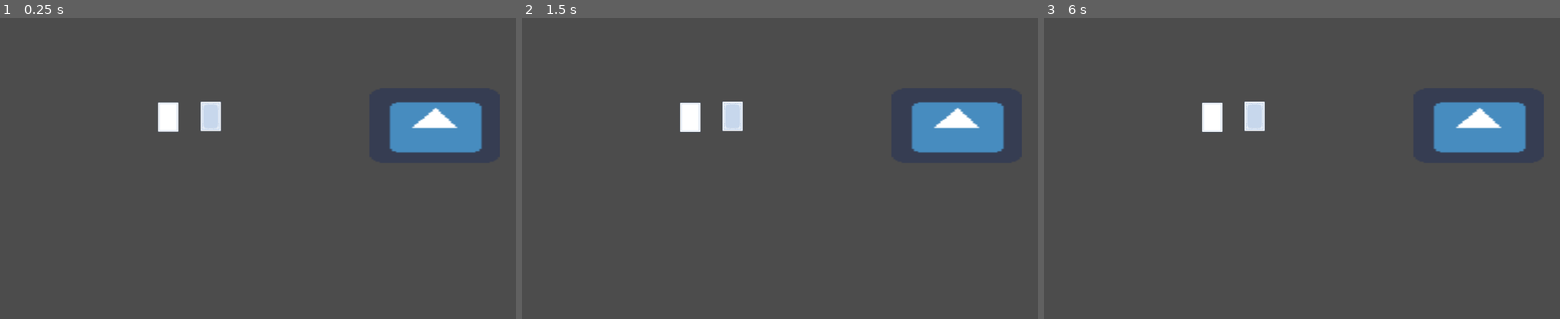
Above: before the commit, frames 1-3 (left to right).
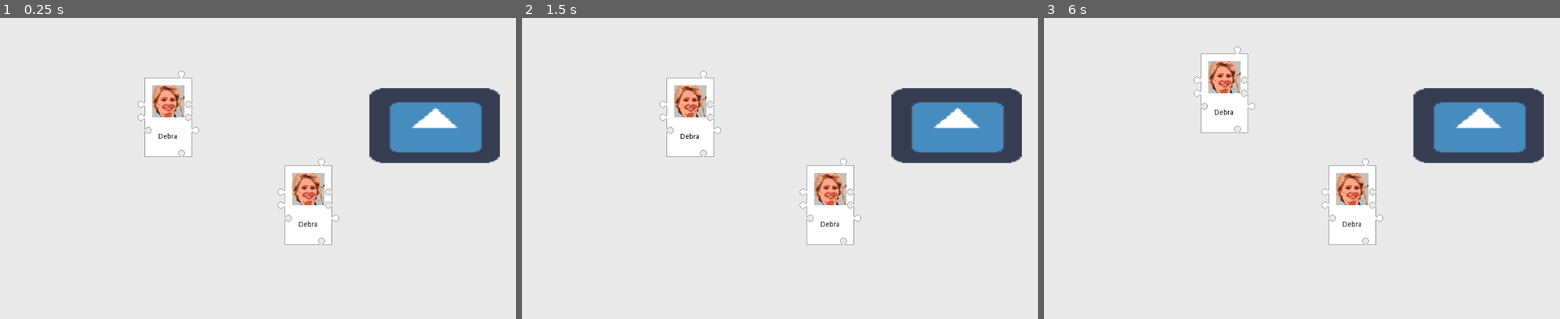
Above: after the commit, the same moments.

Repository: hwacha/GMTK-Match-Game
Game: Godot game, scene res://prefabs/Field.tscn
The game is run twice, just before and just after one commit, with the same random seed, the same clock (stepped at 60 frames per second) and the same inputs. Before the commit the project starts from res://Field.tscn. The engine's default icon, where the game draws it, is replaced by a stand-in: a white triangle on a blue panel in a dark square.
Inputs (mouse positions are in pixels of both pictures, inside the frame that each line leads up to):
- Up to frame 1 (0.25 s): no input
- Up to frame 2 (1.5 s): tap Enter at 0.5 s; move the mouse to (733, 117) at 0.52 s; click (733, 117) at 0.67 s; tap Space at 1.25 s; move the mouse to (692, 117) at 1.27 s; click (692, 117) at 1.42 s
- Up to frame 3 (6 s): tap Enter at 2, 3.5 s; move the mouse to (1477, 126) at 2.02 s; click (1477, 126) at 2.17 s; tap Space at 2.75, 4.25 s; move the mouse to (1276, 228) at 2.77 s; click (1276, 228) at 2.92 s; move the mouse to (1456, 213) at 3.52 s; click (1456, 213) at 3.67 s; move the mouse to (1147, 123) at 4.27 s; click (1147, 123) at 4.42 s; move the mouse to (1327, 168) at 5.02 s; click (1327, 168) at 5.17 s; move the mouse to (1224, 93) at 5.77 s; click (1224, 93) at 5.92 s

The runs differ from the first frame. In frame 1, 94% of the frame differs, in the area x 0-100%, y 0-100%; in frame 2, 94%; in frame 3, 93%.

Commit message:
cards are now dynamic puzzle pieces

Diff:
--- a/Card.tscn
+++ /dev/null
@@ -1,20 +0,0 @@
-[gd_scene load_steps=4 format=2]
-
-[ext_resource path="res://card_back.png" type="Texture" id=1]
-[ext_resource path="res://Card.gd" type="Script" id=2]
-
-[sub_resource type="RectangleShape2D" id=1]
-extents = Vector2( 20, 30 )
-
-[node name="Card" type="Area2D"]
-script = ExtResource( 2 )
-
-[node name="Sprite" type="Sprite" parent="."]
-texture = ExtResource( 1 )
-
-[node name="CollisionShape2D" type="CollisionShape2D" parent="."]
-shape = SubResource( 1 )
-
-[connection signal="area_entered" from="." to="." method="_on_Card_area_entered"]
-[connection signal="area_exited" from="." to="." method="_on_Card_area_exited"]
-[connection signal="input_event" from="." to="." method="_on_Card_input_event"]
--- /dev/null
+++ b/prefabs/Card.tscn
@@ -0,0 +1,45 @@
+[gd_scene load_steps=5 format=2]
+
+[ext_resource path="res://assets/card_sprites/base.png" type="Texture" id=1]
+[ext_resource path="res://scripts/Card.gd" type="Script" id=2]
+[ext_resource path="res://assets/faces/test_face.png" type="Texture" id=3]
+
+[sub_resource type="RectangleShape2D" id=1]
+extents = Vector2( 47, 78.906 )
+
+[node name="Card" type="Area2D"]
+script = ExtResource( 2 )
+
+[node name="CollisionShape2D" type="CollisionShape2D" parent="."]
+visible = false
+position = Vector2( 0.222984, 0 )
+shape = SubResource( 1 )
+
+[node name="Interjambs" type="Node2D" parent="."]
+
+[node name="Base" type="Sprite" parent="."]
+texture = ExtResource( 1 )
+__meta__ = {
+"_edit_lock_": true
+}
+
+[node name="Face" type="Sprite" parent="."]
+texture = ExtResource( 3 )
+offset = Vector2( 0, -32 )
+
+[node name="CanvasModulate" type="CanvasModulate" parent="."]
+
+[node name="RichTextLabel" type="RichTextLabel" parent="."]
+margin_left = -19.7672
+margin_top = 31.7447
+margin_right = 40.2328
+margin_bottom = 61.7447
+custom_colors/default_color = Color( 0, 0, 0, 1 )
+text = "Debra"
+__meta__ = {
+"_edit_use_anchors_": false
+}
+
+[connection signal="area_entered" from="." to="." method="_on_Card_area_entered"]
+[connection signal="area_exited" from="." to="." method="_on_Card_area_exited"]
+[connection signal="input_event" from="." to="." method="_on_Card_input_event"]
--- a/Field.tscn
+++ b/prefabs/Field.tscn
@@ -1,11 +1,10 @@
-[gd_scene load_steps=7 format=2]
+[gd_scene load_steps=6 format=2]
 
-[ext_resource path="res://Card.tscn" type="PackedScene" id=1]
-[ext_resource path="res://Field.gd" type="Script" id=2]
-[ext_resource path="res://card_empty.png" type="Texture" id=3]
+[ext_resource path="res://prefabs/Card.tscn" type="PackedScene" id=1]
+[ext_resource path="res://scripts/Field.gd" type="Script" id=2]
 [ext_resource path="res://icon.png" type="Texture" id=4]
 
-[sub_resource type="GDScript" id=2]
+[sub_resource type="GDScript" id=1]
 script/source = "extends Area2D
 
 # the single card waiting to be paired
@@ -32,24 +31,21 @@
 				print(card_to_be_paired.name + ' on deck')
 "
 
-[sub_resource type="RectangleShape2D" id=1]
+[sub_resource type="RectangleShape2D" id=2]
 extents = Vector2( 128.864, 73.4201 )
 
 [node name="Field" type="Node2D"]
 script = ExtResource( 2 )
 
 [node name="Card1" parent="." instance=ExtResource( 1 )]
-position = Vector2( 418.325, 196.218 )
+position = Vector2( 612.296, 373.124 )
 
 [node name="Card2" parent="." instance=ExtResource( 1 )]
 position = Vector2( 333.843, 197.58 )
 
-[node name="Sprite" parent="Card2" index="0"]
-texture = ExtResource( 3 )
-
 [node name="PairZone" type="Area2D" parent="."]
 position = Vector2( 862.695, 216.292 )
-script = SubResource( 2 )
+script = SubResource( 1 )
 __meta__ = {
 "_edit_group_": true
 }
--- /dev/null
+++ b/prefabs/NeuJamb.tscn
@@ -0,0 +1,6 @@
+[gd_scene load_steps=2 format=2]
+
+[ext_resource path="res://assets/card_sprites/neutral.png" type="Texture" id=1]
+
+[node name="NeuJamb" type="Sprite"]
+texture = ExtResource( 1 )
--- /dev/null
+++ b/prefabs/PosJamb.tscn
@@ -0,0 +1,6 @@
+[gd_scene load_steps=2 format=2]
+
+[ext_resource path="res://assets/card_sprites/positive.png" type="Texture" id=1]
+
+[node name="PosJamb" type="Sprite"]
+texture = ExtResource( 1 )
--- a/project.godot
+++ b/project.godot
@@ -11,7 +11,7 @@
 [application]
 
 config/name="gmtk_match_game"
-run/main_scene="res://Field.tscn"
+run/main_scene="res://prefabs/Field.tscn"
 config/icon="res://icon.png"
 
 [physics]
@@ -23,4 +23,5 @@
 quality/driver/driver_name="GLES2"
 vram_compression/import_etc=true
 vram_compression/import_etc2=false
+environment/default_clear_color=Color( 0.913725, 0.913725, 0.913725, 1 )
 environment/default_environment="res://default_env.tres"
--- a/Card.gd
+++ b/scripts/Card.gd
@@ -1,8 +1,65 @@
 extends Area2D
 
-# Called when the node enters the scene tree for the first time.
+var stats = {
+	'left': [1, -1, -1],
+	'right': [-1, 1, 1],
+	'up': [1, 0, 0],
+	'down': [-1, 0, 0],
+}
+
+var offsets = {
+	'left': {
+		'neu' : Vector2(40, 26),
+		'pos' : Vector2(47, 26)
+	},
+	'up': {
+		'neu' : Vector2(26, -72),
+		'pos' : Vector2(26, -79),
+	},
+	'right': {
+		'neu' : Vector2(-40, 26),
+		'pos' : Vector2(-47, 26)
+	},
+	'down': {
+		'neu' : Vector2(26, 72),
+		'pos' : Vector2(26, 79),
+	},
+}
+
+var rotations = {
+	'left': 180,
+	'right': 0,
+	'up': 90,
+	'down': -90
+}
+
+
+
+onready var interjambs = get_node("Interjambs")
 func _ready():
-	pass
+
+	var neujamb_prefab = load("res://prefabs/NeuJamb.tscn")
+	var posjamb_prefab = load("res://prefabs/PosJamb.tscn")
+	for dir in ['left', 'right', 'up', 'down']:
+		for i in range(0, len(stats[dir])):
+			var jamb = null
+			var offset = null
+			if stats[dir][i] == 0:
+				jamb = neujamb_prefab.instance()
+				offset = offsets[dir]['neu']
+			if stats[dir][i] == 1:
+				jamb = posjamb_prefab.instance()
+				offset = offsets[dir]['pos']
+			if stats[dir][i] in [0, 1]:
+				jamb.rotation_degrees = rotations[dir]
+				if dir in ['left', 'right']:
+					jamb.transform.origin.x = offset.x
+					jamb.transform.origin.y = offset.y - offset.y * i
+				else:
+					jamb.transform.origin.x = offset.x - offset.x * i
+					jamb.transform.origin.y = offset.y
+				jamb.z_index = 1
+				self.interjambs.add_child(jamb)
 
 func _process(delta):
 	if(get_parent().selected_card == self):
@@ -26,12 +83,12 @@
 		if event.is_pressed():
 			if z_index == local_max_z:
 				get_parent().selected_card = self
-				z_index = get_parent().max_z + 1
+				z_index = get_parent().max_z + 2
 
 		else: # released
 			if get_parent().selected_card == self:
 				if z_index < local_max_z:
-					z_index = local_max_z + 1
+					z_index = local_max_z + 2
 				get_parent().max_z = max(z_index, get_parent().max_z)
 
 				if in_pairzone:
Binary file added: assets/card_sprites/base.png
Not shown, added: assets/card_sprites/base.png.import
Binary file added: assets/card_sprites/neutral.png
Not shown, changed: assets/card_sprites/neutral.png.import
Binary file added: assets/card_sprites/positive.png
Not shown, changed: assets/card_sprites/positive.png.import
Binary file added: assets/faces/test_face.png
Not shown, added: assets/faces/test_face.png.import
Binary file removed: card_back.png
Binary file removed: card_empty.png
Not shown: 1 places in prefabs/Field.tscn that only renumber resources
Renamed: Field.gd -> scripts/Field.gd
